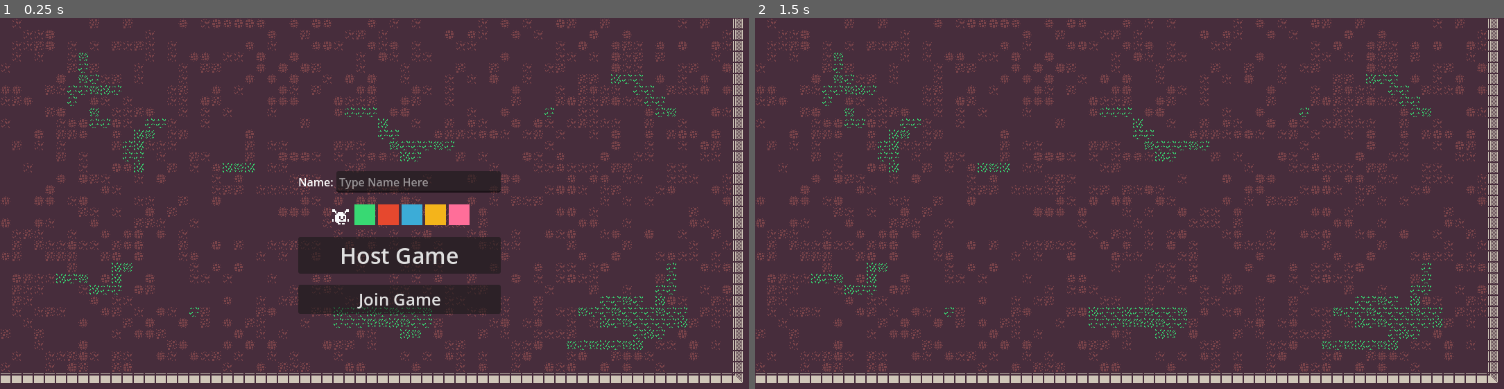
Above: before the commit, frames 1-2 (left to right).
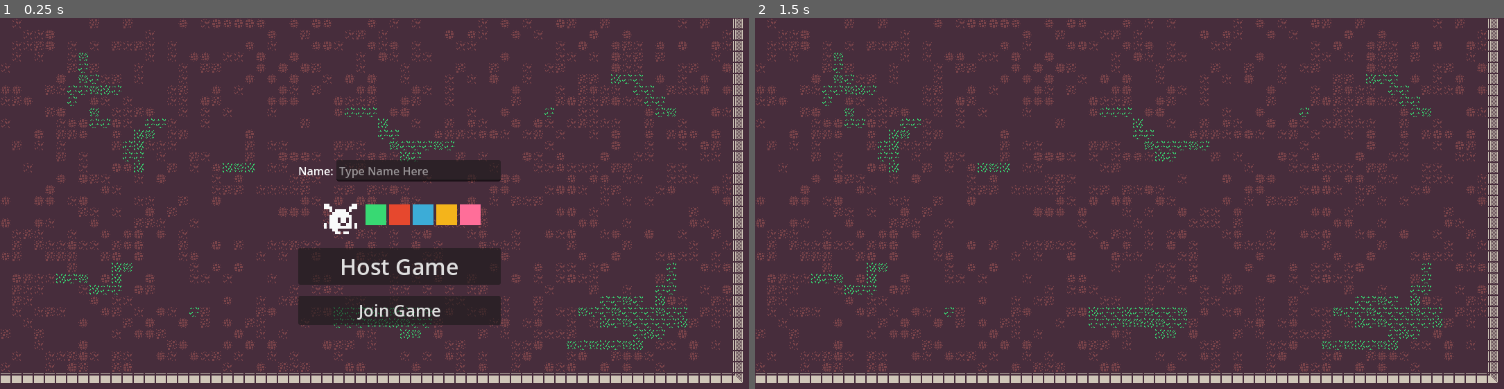
Above: after the commit, the same moments.

Repository: haywirehawk/coop-dungeon
Game: Godot game, scene res://scenes/maps/test_level.tscn
Same seed, same stepped clock (60 frames per second), same inputs: the game is played once before the commit and once after it.
Inputs (mouse positions are in pixels of both pictures, inside the frame that each line leads up to):
- Up to frame 1 (0.25 s): no input
- Up to frame 2 (1.5 s): click "Host Game" at 0.5 s; tap Enter at 1.25 s; move the mouse to (1331, 218) at 1.27 s; hold D (move_right) from 1.28 s (still down); tap Space (interact) at 1.35 s; click (1331, 218) at 1.42 s

The runs differ from the first frame. In frame 1, 6.1% of the frame differs, in the area x 39-67%, y 38-83%; in frame 2, nothing differs.

Commit message:
WIP Color picker
Currently crashes on 2nd player loading. Committing to investigate alternatives.

Diff:
--- a/scenes/game_objects/multiplayer/multiplayer_controller.gd
+++ b/scenes/game_objects/multiplayer/multiplayer_controller.gd
@@ -16,11 +16,13 @@
 
 var direction: Vector2
 var movement_deadzone := 20
+var player_name: String
 
 
 func _ready() -> void:
 	#animated_sprite.self_modulate =  PLAYER_PALETTE.colors.get(randi_range( 0, PLAYER_PALETTE.colors.size() - 1))
 	#animated_sprite.self_modulate = PLAYER_PALETTE.colors.get(get_tree().get_nodes_in_group("Player").size() - 1)
+	%NameLabel.text = player_name
 	if multiplayer.get_unique_id() == player_id:
 		$Camera2D.make_current()
 	else:
@@ -87,5 +89,12 @@
 	do_action = false
 
 
+func update_player_info() -> void:
+	var i = multiplayer.get_unique_id()
+	name = str(GameManager.players[i].id)
+	player_name = GameManager.players[i].name
+	set_player_color(GameManager.players[i]["color"])
+
+
 func set_player_color(color: Color) -> void:
 	animated_sprite.self_modulate = color
--- a/scenes/game_objects/multiplayer/multiplayer_player.tscn
+++ b/scenes/game_objects/multiplayer/multiplayer_player.tscn
@@ -1,9 +1,10 @@
-[gd_scene load_steps=9 format=3 uid="uid://dm45f06mpg7uc"]
+[gd_scene load_steps=10 format=3 uid="uid://dm45f06mpg7uc"]
 
 [ext_resource type="SpriteFrames" uid="uid://dt06n400xyk27" path="res://resources/character_c_sprite_frames.tres" id="1_7m2q4"]
 [ext_resource type="Script" uid="uid://ckinges54fv4w" path="res://scenes/game_objects/multiplayer/multiplayer_controller.gd" id="1_n0alt"]
 [ext_resource type="Script" uid="uid://i5lsojkrl2cd" path="res://scripts/multiplayer/multiplayer_input.gd" id="2_iphor"]
 [ext_resource type="Texture2D" uid="uid://3cyvp4vj3a43" path="res://assets/tilesets/monochrome-transparent_packed.png" id="4_eyg1r"]
+[ext_resource type="FontFile" uid="uid://bt0vnfvnva56w" path="res://assets/fonts/PixelOperator8.ttf" id="5_7f46t"]
 
 [sub_resource type="SceneReplicationConfig" id="SceneReplicationConfig_iphor"]
 properties/0/path = NodePath(".:player_id")
@@ -72,3 +73,24 @@
 rotation = 1.5708
 texture = SubResource("AtlasTexture_7f46t")
 offset = Vector2(0, -16)
+
+[node name="NameLabel" type="Label" parent="."]
+unique_name_in_owner = true
+custom_minimum_size = Vector2(32, 8)
+anchors_preset = 7
+anchor_left = 0.5
+anchor_top = 1.0
+anchor_right = 0.5
+anchor_bottom = 1.0
+offset_left = -16.0
+offset_top = -32.0
+offset_right = 16.0
+offset_bottom = -9.0
+grow_horizontal = 2
+grow_vertical = 0
+size_flags_horizontal = 4
+theme_override_fonts/font = ExtResource("5_7f46t")
+theme_override_font_sizes/font_size = 8
+text = "Name"
+horizontal_alignment = 1
+vertical_alignment = 1
--- a/scenes/maps/scene_manager.gd
+++ b/scenes/maps/scene_manager.gd
@@ -8,6 +8,7 @@
 	for i in GameManager.players:
 		var current_player = player_scene.instantiate()
 		current_player.name = str(GameManager.players[i].id)
+		current_player.player_name = GameManager.players[i].name
 		current_player.set_player_color(GameManager.players[i]["color"])
 		for spawn in get_tree().get_nodes_in_group("PlayerSpawn"):
 			if spawn.name == str(index):
--- a/scenes/ui/multiplayer/color_picker_container.tscn
+++ b/scenes/ui/multiplayer/color_picker_container.tscn
@@ -18,6 +18,8 @@
 
 [node name="ChosenColorViewer" type="TextureRect" parent="."]
 unique_name_in_owner = true
-custom_minimum_size = Vector2(32, 32)
+custom_minimum_size = Vector2(64, 64)
 layout_mode = 2
+size_flags_horizontal = 4
+size_flags_vertical = 4
 texture = SubResource("AtlasTexture_0hdmd")
--- a/scenes/ui/multiplayer/multiplayer_hud.gd
+++ b/scenes/ui/multiplayer/multiplayer_hud.gd
@@ -1,4 +1,6 @@
 extends Node
+
+#@export var starting_scene: PackedScene
 
 @onready var connection_information: Control = %ConnectionInformation
 @onready var connected_peers: Label = %ConnectedPeers
@@ -31,20 +33,27 @@
 	server_status_popover.hide()
 
 
+#func start_game() -> void:
+	#var scene = starting_scene.instantiate()
+	#get_tree().root.add_child(scene)
+
+
 func _on_host_game_button_pressed() -> void:
 	print("Become Host Pressed")
+	MultiplayerManager.become_host()
+	#start_game()
 	start_multiplayer_menu.hide()
 	#show_status_popover()
 	#update_player_information()
-	MultiplayerManager.become_host()
 
 
 func _on_join_game_button_pressed() -> void:
 	print("Join Game Pressed")
+	MultiplayerManager.join_game()
+	#start_game()
 	start_multiplayer_menu.hide()
 	#show_status_popover()
 	#update_player_information()
-	MultiplayerManager.join_game()
 
 
 func show_status_popover() -> void:
--- a/scripts/multiplayer/multiplayer_manager.gd
+++ b/scripts/multiplayer/multiplayer_manager.gd
@@ -3,21 +3,19 @@
 signal server_clients_updated(connected_clients: int, max_clients: int)
 signal cant_connect_to_server
 signal disconnected_from_server
+signal players_updated
 
 const SERVER_PORT = 4380
 const SERVER_IP = "127.0.0.1"
 const MAX_CLIENTS := 4
 
-var multiplayer_scene: PackedScene = preload("res://scenes/game_objects/multiplayer/multiplayer_player.tscn")
+var player_scene: PackedScene = preload("res://scenes/game_objects/multiplayer/multiplayer_player.tscn")
 
 var _players_spawn_node: Node2D
 var host_mode_enabled = false
 
 
 func become_host() -> void:
-	_players_spawn_node = get_tree().get_first_node_in_group("PlayersLayer")
-	host_mode_enabled = true
-
 	var server_peer = ENetMultiplayerPeer.new()
 	var error = server_peer.create_server(SERVER_PORT, MAX_CLIENTS)
 	if error == ERR_ALREADY_IN_USE:
@@ -35,7 +33,9 @@
 	multiplayer.peer_connected.connect(_on_peer_connected)
 	multiplayer.peer_disconnected.connect(_on_peer_disconnected)
 
-	#send_player_information(multiplayer.get_unique_id(), "Host")
+	send_player_information(multiplayer.get_unique_id(), "Host")
+	_players_spawn_node = get_tree().get_first_node_in_group("PlayersLayer")
+	host_mode_enabled = true
 
 	_add_player_to_game(1)
 
@@ -87,7 +87,7 @@
 		return
 	print("Player %s joined the game." % id)
 
-	var player_to_add = multiplayer_scene.instantiate()
+	var player_to_add = player_scene.instantiate()
 	player_to_add.player_id = id
 	player_to_add.name = str(id)
 	print(player_to_add.name)
@@ -121,7 +121,7 @@
 
 
 func _on_connected_to_server() -> void:
-	#send_player_information.rpc_id(1, multiplayer.get_unique_id(), GameManager.players[0].name, GameManager.players[0]["color"])
+	send_player_information.rpc_id(1, multiplayer.get_unique_id(), GameManager.players[0].name, GameManager.players[0]["color"])
 	#print(str(GameManager.players[0].name))
 	pass
 
Binary file added: assets/fonts/PixelOperator.ttf
Not shown, added: assets/fonts/PixelOperator.ttf.import
Binary file added: assets/fonts/PixelOperator8.ttf
Not shown, added: assets/fonts/PixelOperator8.ttf.import
Not shown: 1 places in scenes/maps/test_level.tscn that only renumber resources
